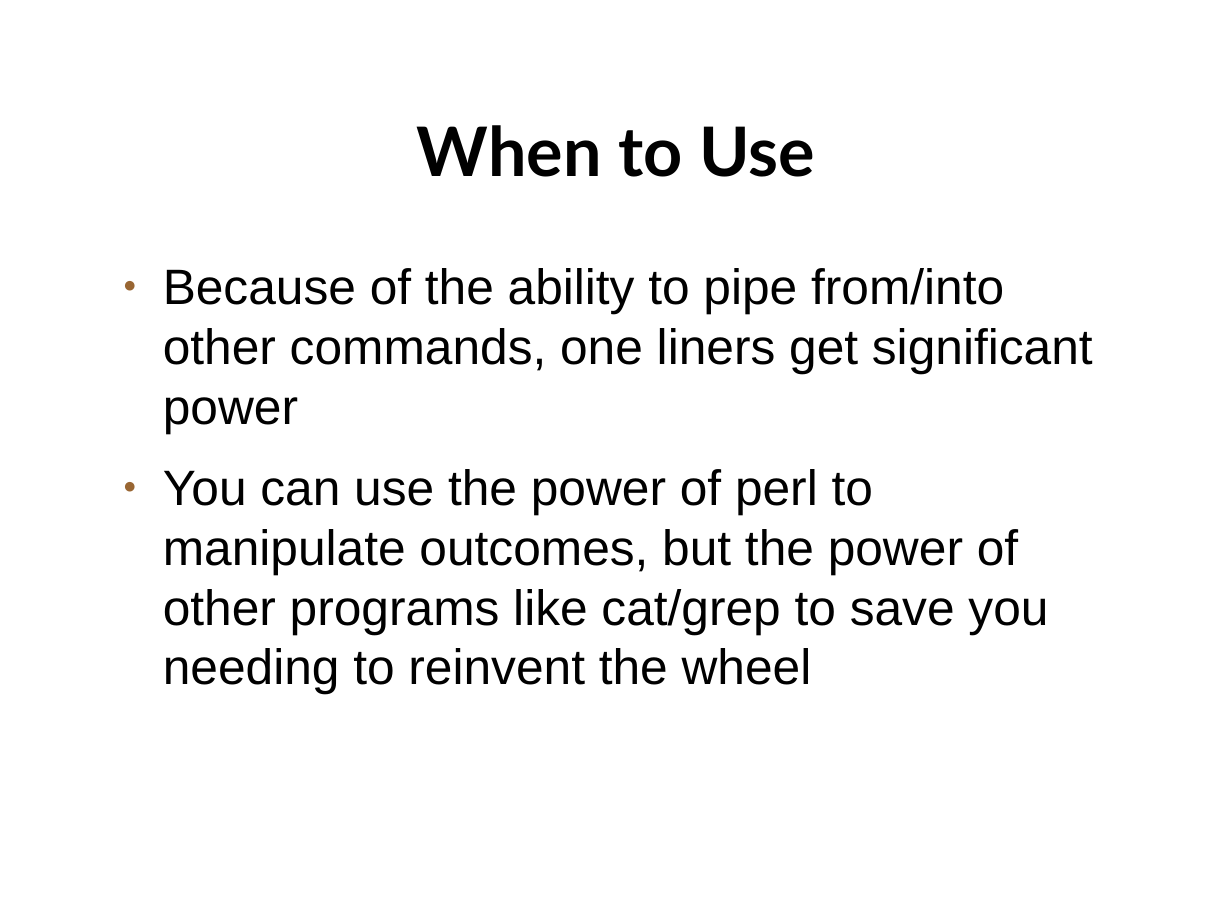
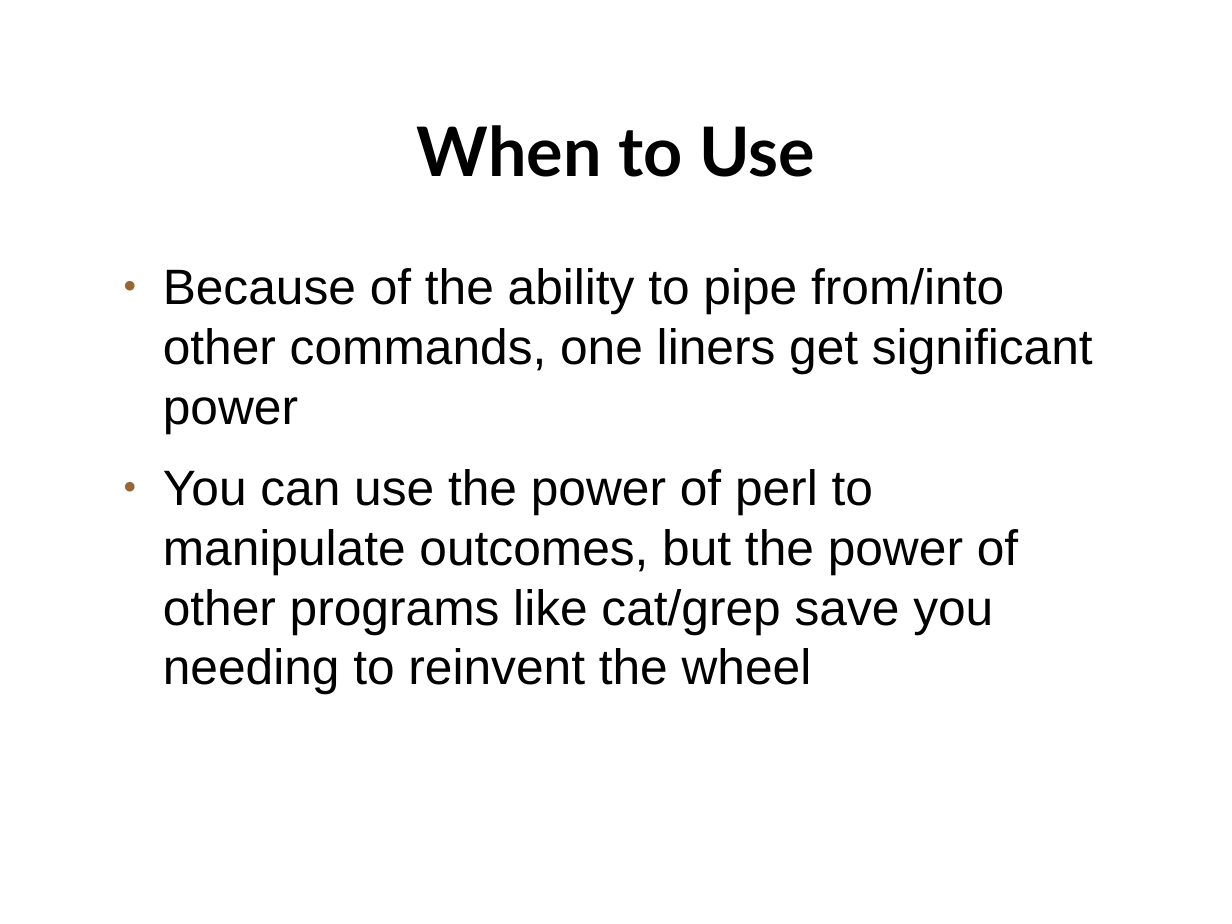
Before and after one commit to setitesuk/basic_perl_course, a slide deck: slide 18 of 11-one_liners/one_liners.odp. Drawn at 1232x924 pixels with LibreOffice and Linux fonts; fonts in the diff are those of the drawing; background and template pictures are left out. Boxes give left, top, right and bottom in pixels: in the first picture for what was removed or moved away, otherwise in the second. Text is boxed around its words. In the diff, an @@ line names an element or a change of style, - is before the commit and + after.

```diff
--- a/11-one_liners/one_liners.odp
+++ b/11-one_liners/one_liners.odp
@@ text at [163, 469, 1018, 694]: text changed @@
-● You can use the power of perl to manipulate outcomes, but the power of other programs like cat/grep to save you needing to reinvent the wheel
+● You can use the power of perl to manipulate outcomes, but the power of other programs like cat/grep save you needing to reinvent the wheel
```
Also in this commit, not shown: 2 other slides changed.
